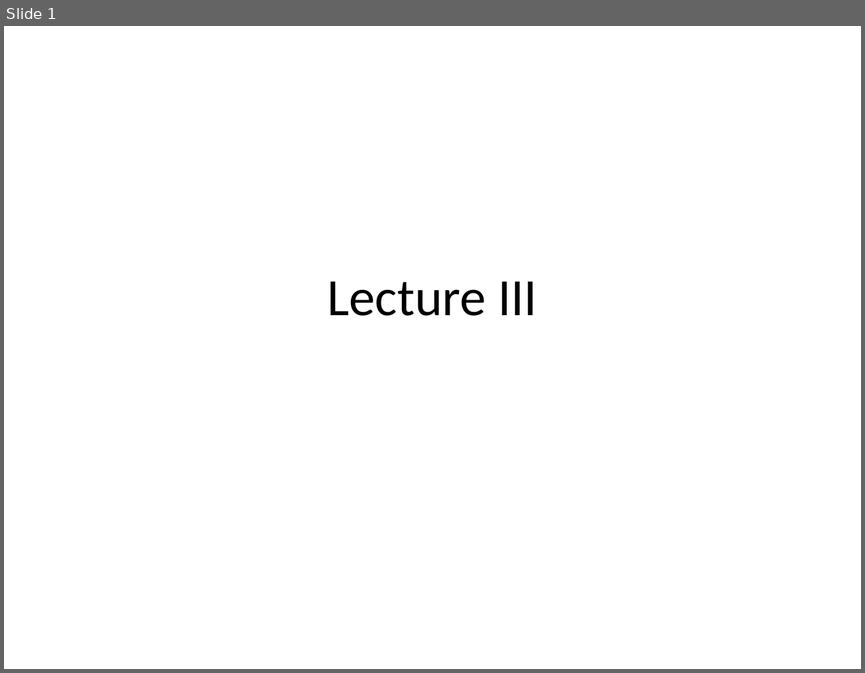
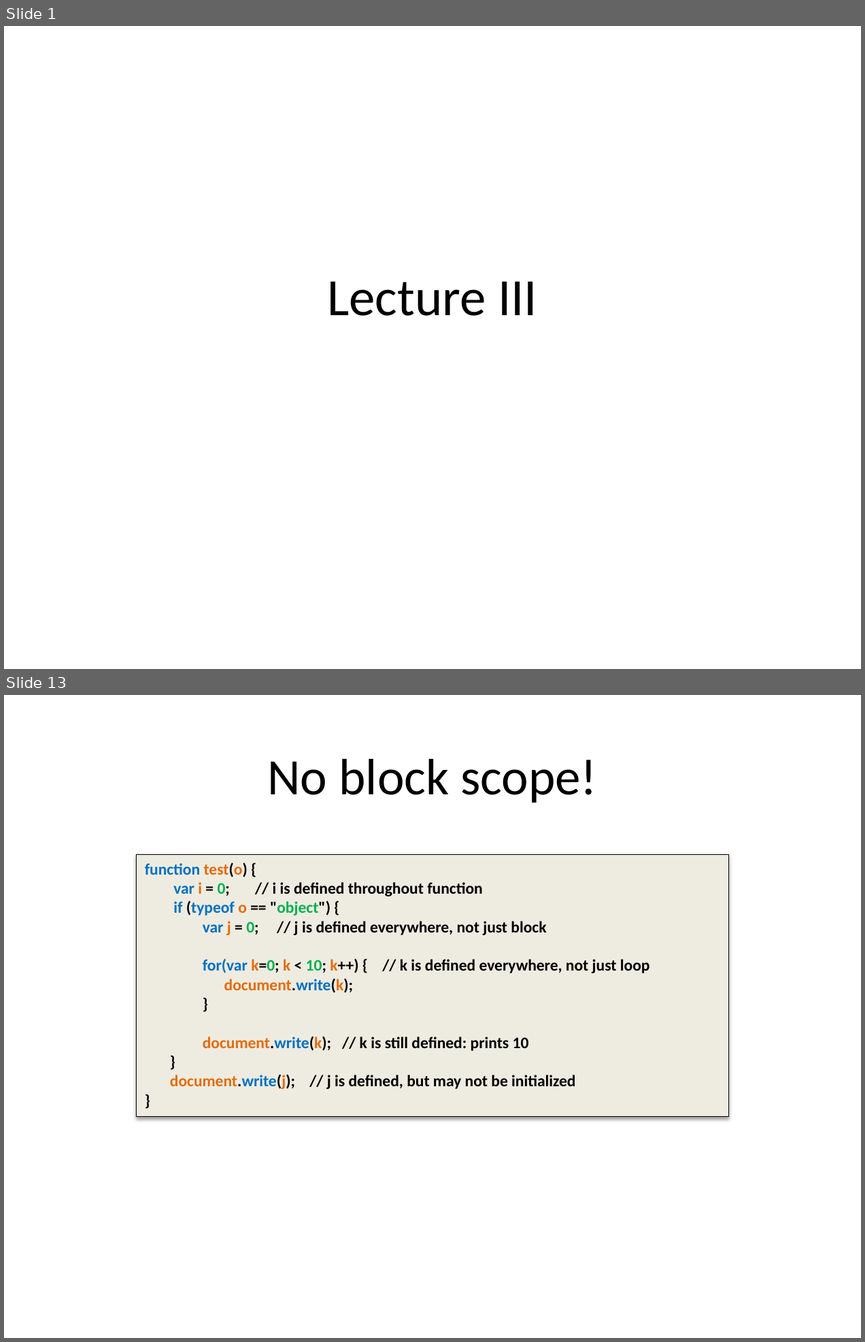
Before and after one commit to dzmitry-varabei/front-end-course, a slide deck: lecture-3-recap-scope/scope.pptx. Shown one above the other, each under a label of ours: slide 1 before the commit, slides 1 and 13 after it; the slides between them are not shown. The pictures are 865x673 and 865x1342 pixels, drawn with LibreOffice and Linux fonts; fonts in the diff are those of the drawing. Boxes give left, top, right and bottom in pixels: in the first picture for what was removed or moved away, otherwise in the second. Text is boxed around its words. In the diff, an @@ line names an element or a change of style, - is before the commit and + after.

```diff
--- a/lecture-3-recap-scope/scope.pptx
+++ b/lecture-3-recap-scope/scope.pptx
@@ slide 13 added at bbox=[4, 695, 861, 1338], background #FFFFFF @@
@@ text added at bbox=[268, 759, 597, 802], 42.9 pt, text #000000 @@
+No block scope!
@@ rectangle added at bbox=[136, 854, 728, 1116], fill #EEECE1, outline #000000 0.75 pt, 13.5 pt, text #000000, bold @@
+function test(o) {
+var i = 0; // i is defined throughout function
+if (typeof o == "object") {
+var j = 0; // j is defined everywhere, not just block
+for(var k=0; k < 10; k++) { // k is defined everywhere, not just loop
+document.write(k);
+}
+document.write(k); // k is still defined: prints 10
+}
+document.write(j); // j is defined, but may not be initialized
+}
```
Also in this commit, not shown: 35 other slides added, 1 slide removed, 2 other files.
